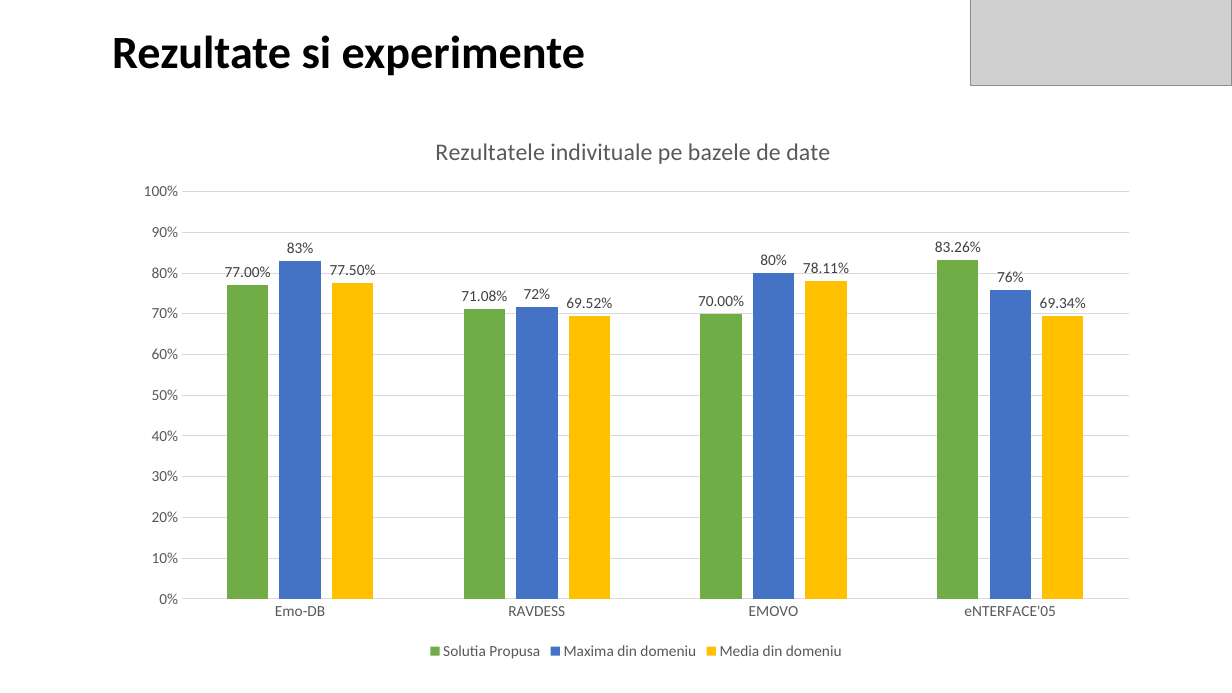
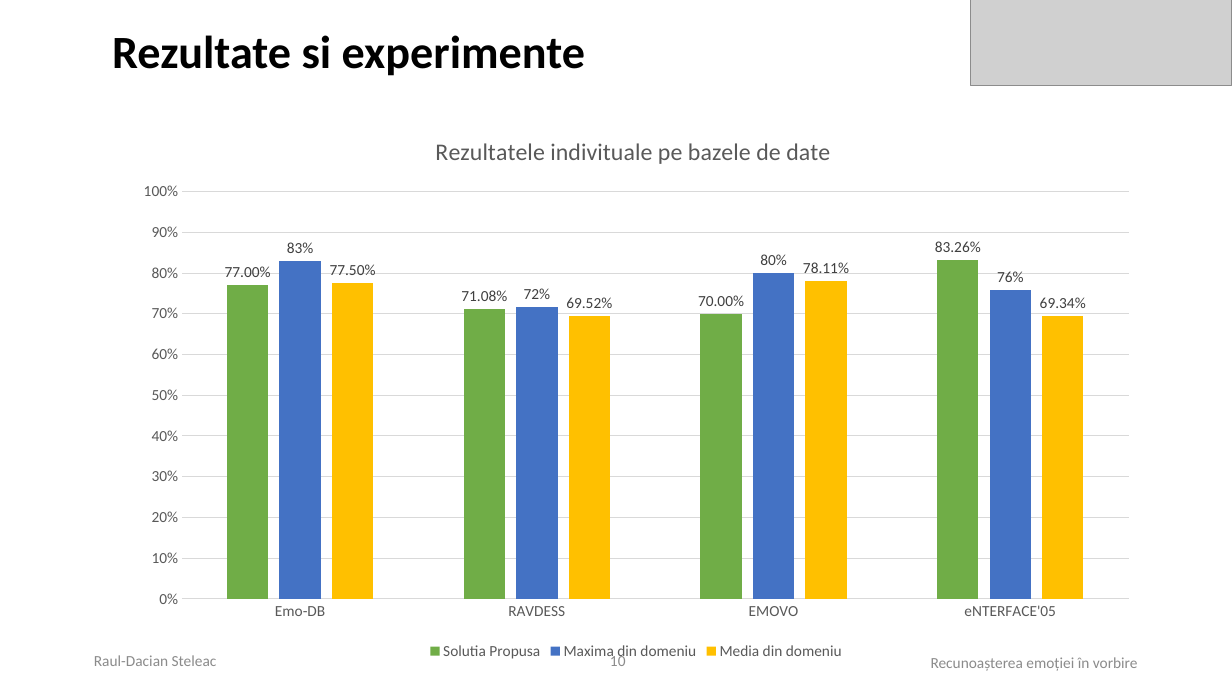
Before and after one commit to raulsteleac/Speech_Emotion_Recognition, a slide deck: slide 10 of LucrareLicenta/PrezentareLucrare.pptx (slide 12 before the commit). Drawn at 1232x693 pixels with LibreOffice and Linux fonts; fonts in the diff are those of the drawing; grey boxes stand for pictures. Boxes give left, top, right and bottom in pixels: in the first picture for what was removed or moved away, otherwise in the second. Text is boxed around its words. In the diff, an @@ line names an element or a change of style, - is before the commit and + after.

```diff
--- a/LucrareLicenta/PrezentareLucrare.pptx
+++ b/LucrareLicenta/PrezentareLucrare.pptx
@@ text added at (94, 655, 217, 666), 12 pt, text #8C8C8C @@
+Raul-Dacian Steleac
@@ page number added at (610, 653, 626, 666), 12 pt, text #8C8C8C @@
+10
@@ text added at (931, 657, 1138, 671), 12 pt, text #8C8C8C @@
+Recunoașterea emoției în vorbire
```
Also in this commit, not shown: 9 other slides changed, 2 slides added, 5 slides removed, 1 other file.
